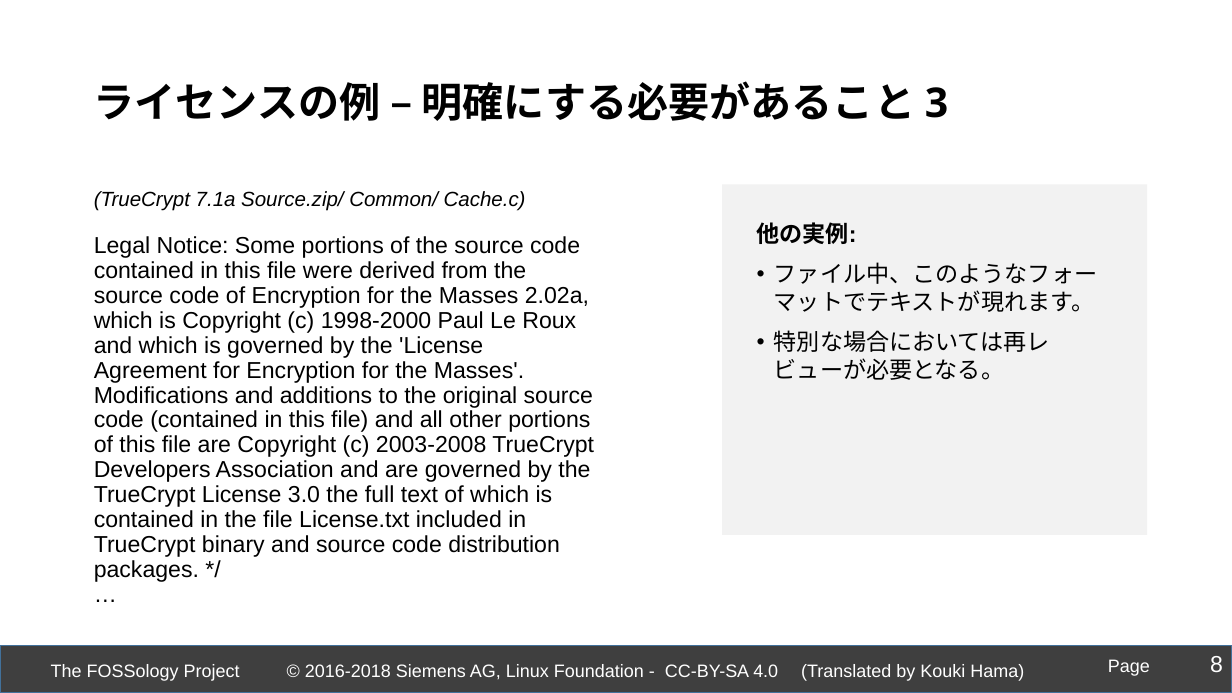
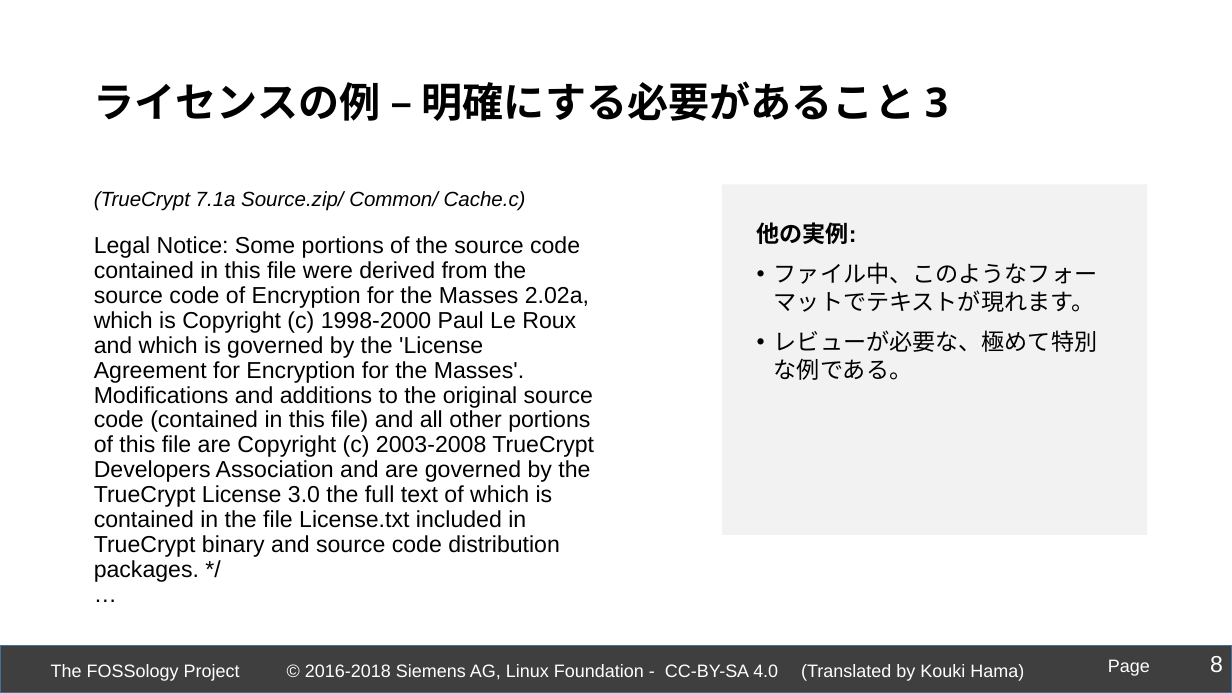
Before and after one commit to fossology/FOSSologySlides, a slide deck: slide 8 of Module-A-JPN-Motivation.pptx. Drawn at 1232x693 pixels with LibreOffice and Linux fonts; fonts in the diff are those of the drawing; background and template pictures are left out. Boxes give left, top, right and bottom in pixels: in the first picture for what was removed or moved away, otherwise in the second. Text is boxed around its words. In the diff, an @@ line names an element or a change of style, - is before the commit and + after.

```diff
--- a/Module-A-JPN-Motivation.pptx
+++ b/Module-A-JPN-Motivation.pptx
@@ text at bbox=[774, 330, 1097, 380]: text changed @@
-• 特別な場合においては再レビューが必要となる。
+• レビューが必要な、極めて特別な例である。
```
Also in this commit, not shown: 7 other slides changed.
